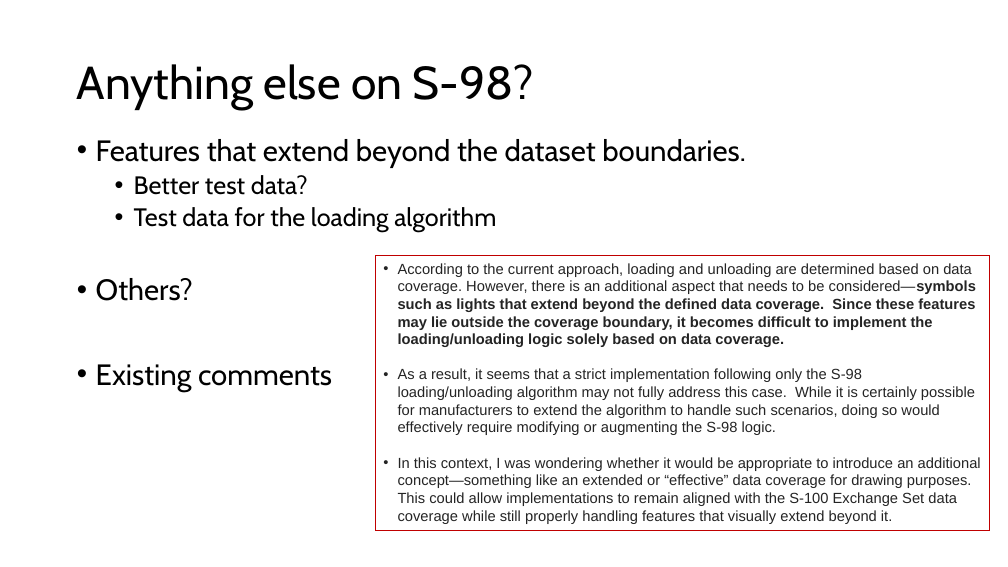
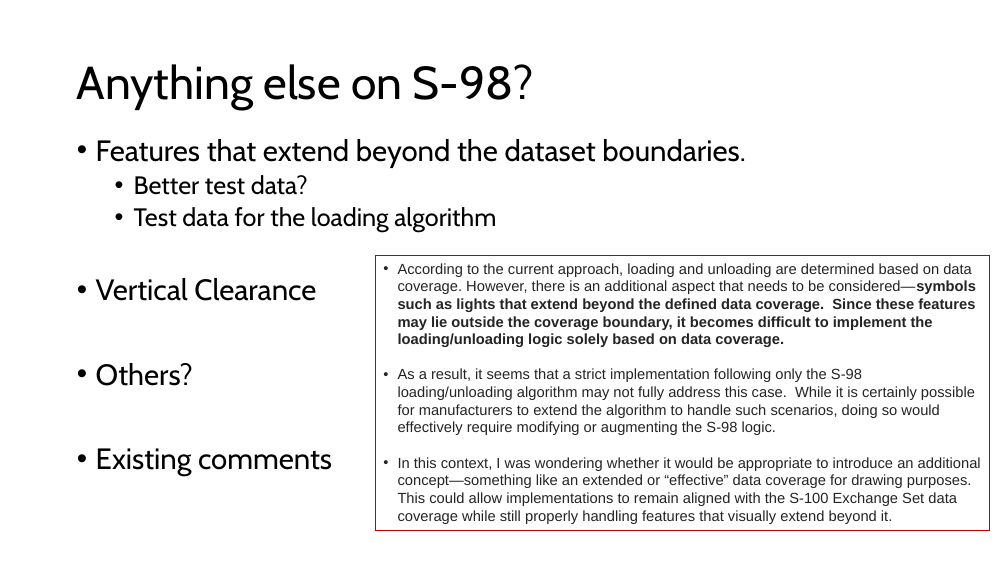
Before and after one commit to iho-ohi/98-interoperability, a slide deck: slide 13 of documents/3.0.0/s98Mtg_july2026.pptx. Drawn at 1008x567 pixels with LibreOffice and Linux fonts; fonts in the diff are those of the drawing. Boxes give left, top, right and bottom in pixels: in the first picture for what was removed or moved away, otherwise in the second. Text is boxed around its words. In the diff, an @@ line names an element or a change of style, - is before the commit and + after.

```diff
--- a/documents/3.0.0/s98Mtg_july2026.pptx
+++ b/documents/3.0.0/s98Mtg_july2026.pptx
@@ text at [96,278,316,301]: paragraph added @@
+• Vertical Clearance
```
Also in this commit, not shown: 1 other slide changed, 1 slide added, 1 slide removed.
